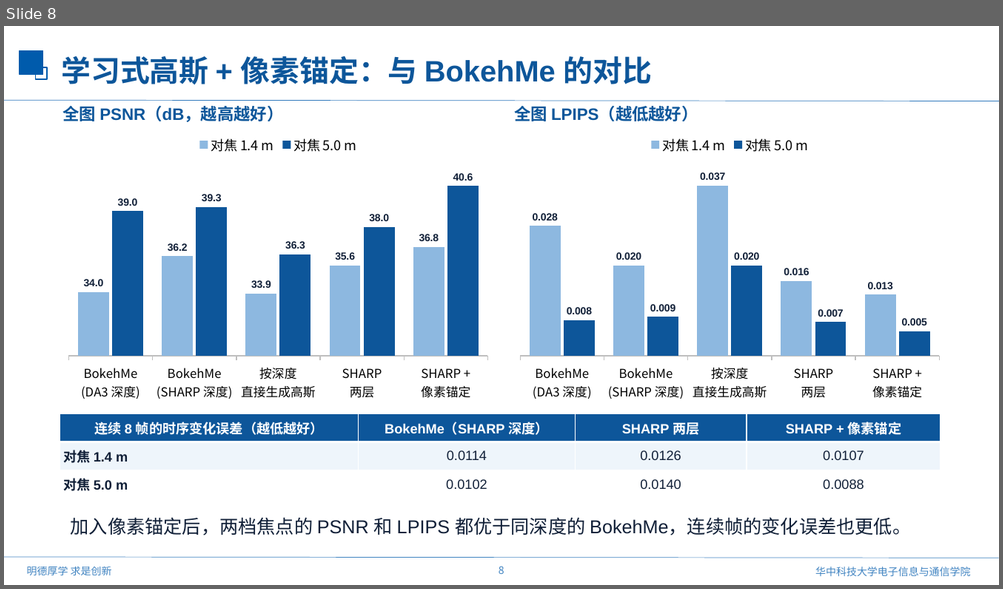
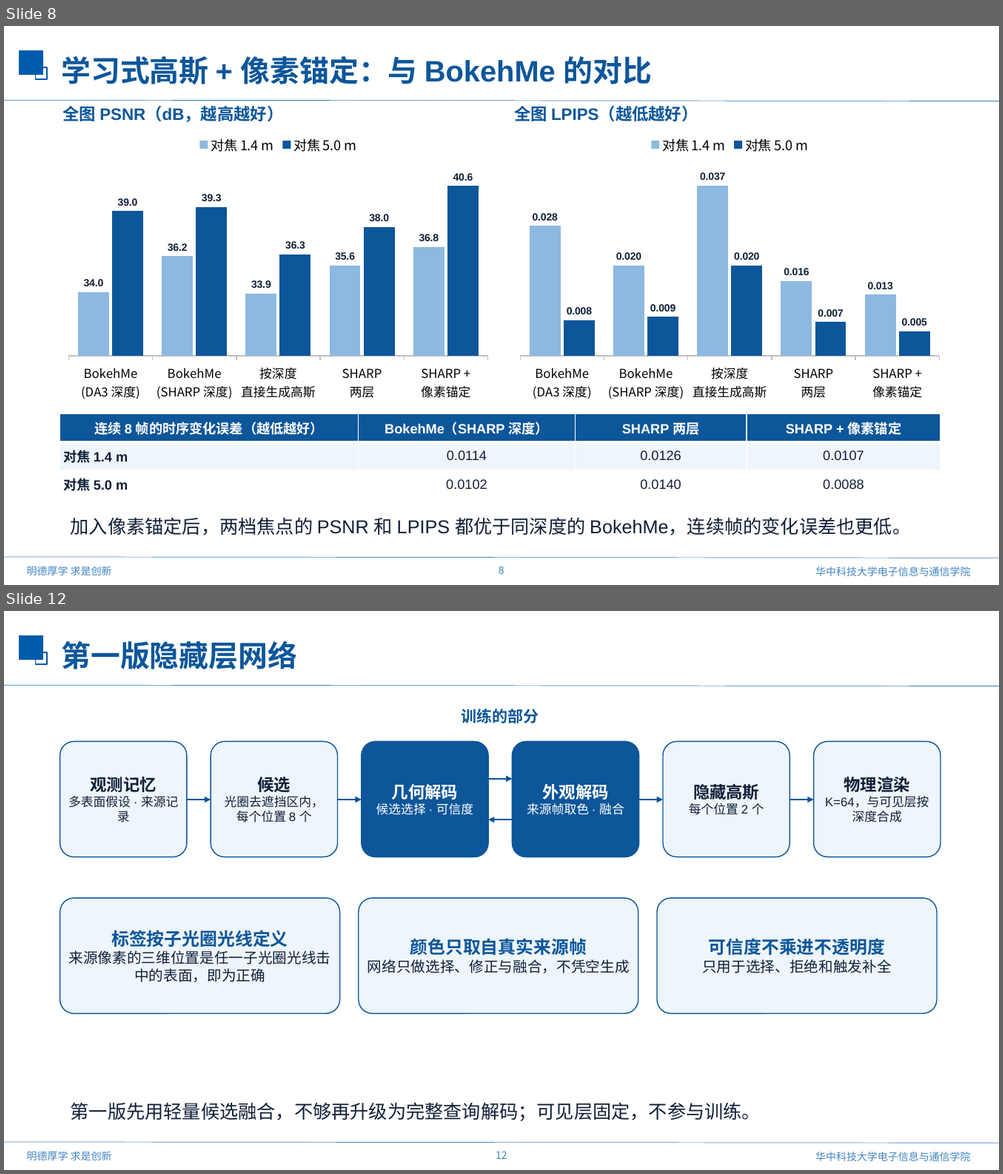
Before and after one commit to mengmcy1/OPPO-depth-guided-video-bokeh, a slide deck: 汇报/2026-11-11_前馈视频虚化思路与验证/前馈视频虚化思路与验证_1111.pptx. Shown one above the other, each under a label of ours: slide 8 before the commit, slides 8 and 12 after it; the slides between them are not shown. The pictures are 1003x589 and 1003x1174 pixels, drawn with LibreOffice and Linux fonts; fonts in the diff are those of the drawing; background and template pictures are left out. Boxes give left, top, right and bottom in pixels: in the first picture for what was removed or moved away, otherwise in the second. Text is boxed around its words. In the diff, an @@ line names an element or a change of style, - is before the commit and + after.

```diff
--- a/汇报/2026-11-11_前馈视频虚化思路与验证/前馈视频虚化思路与验证_1111.pptx
+++ b/汇报/2026-11-11_前馈视频虚化思路与验证/前馈视频虚化思路与验证_1111.pptx
@@ slide 12 added at [4,611,999,1170], background #FFFFFF; not listed: 7 template elements that a slide beside it also shows @@
@@ text added at [62,641,298,669], 28.5 pt, text #0D569A, bold @@
+第一版隐藏层网络
@@ text added at [461,709,539,723], 15 pt, text #0D569A, bold @@
+训练的部分
@@ rounded rectangle added at [60,741,187,857], fill #EEF5FB, outline #0D569A 1 pt, 12 pt, text #101F37 @@
+观测记忆
+多表面假设 · 来源记录
@@ rounded rectangle added at [210,741,338,857], fill #EEF5FB, outline #0D569A 1 pt, 12 pt, text #101F37 @@
+候选
+光圈去遮挡区内，每个位置 8 个
@@ rounded rectangle added at [361,741,488,857], fill #0D569A, outline #0D569A 1 pt, 12 pt, text #FFFFFF @@
+几何解码
+候选选择 · 可信度
@@ rounded rectangle added at [512,741,639,857], fill #0D569A, outline #0D569A 1 pt, 12 pt, text #FFFFFF @@
+外观解码
+来源帧取色 · 融合
@@ rounded rectangle added at [663,741,790,857], fill #EEF5FB, outline #0D569A 1 pt, 12 pt, text #101F37 @@
+隐藏高斯
+每个位置 2 个
@@ rounded rectangle added at [814,741,940,857], fill #EEF5FB, outline #0D569A 1 pt, 12 pt, text #101F37 @@
+物理渲染
+K=64，与可见层按深度合成
@@ arrow added from (488, 779) to (512, 779), #0D569A 1.5 pt @@
@@ arrow added from (187, 800) to (210, 800), #0D569A 1.5 pt @@
@@ arrow added from (338, 800) to (361, 800), #0D569A 1.5 pt @@
@@ arrow added from (639, 800) to (663, 800), #0D569A 1.5 pt @@
@@ arrow added from (790, 800) to (814, 800), #0D569A 1.5 pt @@
@@ arrow added from (512, 820) to (488, 820), #0D569A 1.5 pt @@
@@ rounded rectangle added at [60,898,340,1014], fill #EEF5FB, outline #0D569A 1 pt, 14 pt, text #101F37 @@
+标签按子光圈光线定义
+来源像素的三维位置是任一子光圈光线击中的表面，即为正确
@@ rounded rectangle added at [358,898,638,1014], fill #EEF5FB, outline #0D569A 1 pt, 14 pt, text #101F37 @@
+颜色只取自真实来源帧
+网络只做选择、修正与融合，不凭空生成
@@ rounded rectangle added at [657,898,936,1014], fill #EEF5FB, outline #0D569A 1 pt, 14 pt, text #101F37 @@
+可信度不乘进不透明度
+只用于选择、拒绝和触发补全
@@ text added at [71,1102,760,1122], 18 pt, text #101F37 @@
+第一版先用轻量候选融合，不够再升级为完整查询解码；可见层固定，不参与训练。
```
Also in this commit, not shown: 4 slides changed, 3 other slides added, 1 slide removed, 7 other files.
